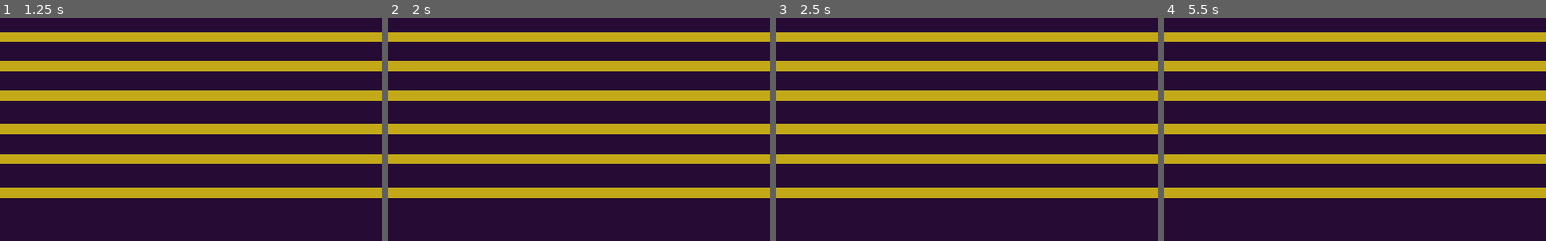
Above: before the commit, frames 1-4 (left to right).
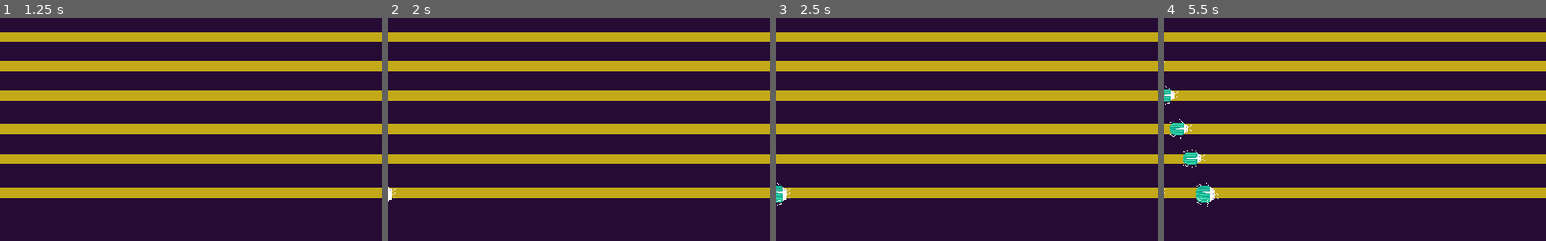
Above: after the commit, the same moments.

Repository: CodingMax/MelodyDefense
Game: Godot game, scene res://World.tscn
The game is run twice, just before and just after one commit, with the same random seed, the same clock (stepped at 60 frames per second) and the same inputs. Sound files missing from this copy of the repository are replaced by a short silence.
Inputs (mouse positions are % of the whole screen's width and height, from its top left):
- Up to frame 1 (1.25 s): tap Enter at 0.5 s; move the mouse to (72, 45) at 0.52 s; tap A (a) at 0.6 s; click (72, 45) at 0.67 s; tap D (d) at 0.8 s
- Up to frame 2 (2 s): tap Space at 1.25 s; move the mouse to (30, 55) at 1.27 s; tap D (d) at 1.35 s; click (30, 55) at 1.42 s; tap F (f) at 1.55 s
- Up to frame 3 (2.5 s): tap Enter at 2 s; move the mouse to (60, 28) at 2.02 s; tap F (f) at 2.1 s; click (60, 28) at 2.17 s; tap I (i) at 2.3 s
- Up to frame 4 (5.5 s): move the mouse to (45, 70) at 2.77 s; tap I (i) at 2.85 s; click (45, 70) at 2.92 s; tap L (l) at 3.05, 3.6 s; tap Space at 3.5 s; move the mouse to (80, 65) at 3.52 s; click (80, 65) at 3.67 s; tap O (o) at 3.8, 4.35 s; move the mouse to (20, 35) at 4.27 s; click (20, 35) at 4.42 s; tap P (p) at 4.55, 5.1 s; move the mouse to (55, 50) at 5.02 s; click (55, 50) at 5.17 s; tap S (s) at 5.3 s
The pictures show only the part of the screen within x 0-50%, y 50-100%; the shares and areas given below are measured in that part.

Frame 1 is identical in both runs. In frame 2, less than 0.1% of the frame differs, in the area x 0-2%, y 75-83%; in frame 3, 0.2%; in frame 4, 1.0%, in the area x 0-15%, y 19-85%.

Commit message:
improv: enemySpawnTimes

Diff:
--- a/EnemySpawn.gd
+++ b/EnemySpawn.gd
@@ -3,19 +3,22 @@
 var Enemy= preload("res://enemy.tscn")
 var timer
 var initialPos
-var spawnTimes = [10, 10, 30, 40, 10, 20]
+
 var enemyNumber
 var spawnTime
-var spawnEnd = spawnTimes.size()
 var height = 1
 var count = 0
 var size = OS.window_size
 var saiten
-var id
+var id = 1
+var spawnTimes
+var spawnEnd
 func _ready():
 	initialPos = self.global_position
 	timer = 0
 	enemyNumber = 0
+	spawnTimes = [1, 4, 6, 10, 15, 12]
+	spawnEnd = spawnTimes.size()
 	saiten = get_tree().get_nodes_in_group("Saiten")
 
 func spawnEnemy():
@@ -29,7 +32,7 @@
 	timer += delta
 	if enemyNumber == spawnEnd:
 		enemyNumber = 0
-	spawnTime = spawnTimes[enemyNumber]
+	spawnTime = spawnTimes[enemyNumber]*id
 	if timer > spawnTime:
 		print(enemyNumber)
 		spawnEnemy()
--- a/World.gd
+++ b/World.gd
@@ -19,8 +19,8 @@
 		count += 1
 		var newEnemySpawn = EnemySpawn.instance()
 		add_child(newEnemySpawn)
+		newEnemySpawn.id = count
 		newEnemySpawn.global_position = Vector2(-25, i.global_position.y)
-		newEnemySpawn.id = count
 		newEnemySpawn.add_to_group("enemySpawns")
 #	for number in level:
 		var newTower = Tower.instance()
